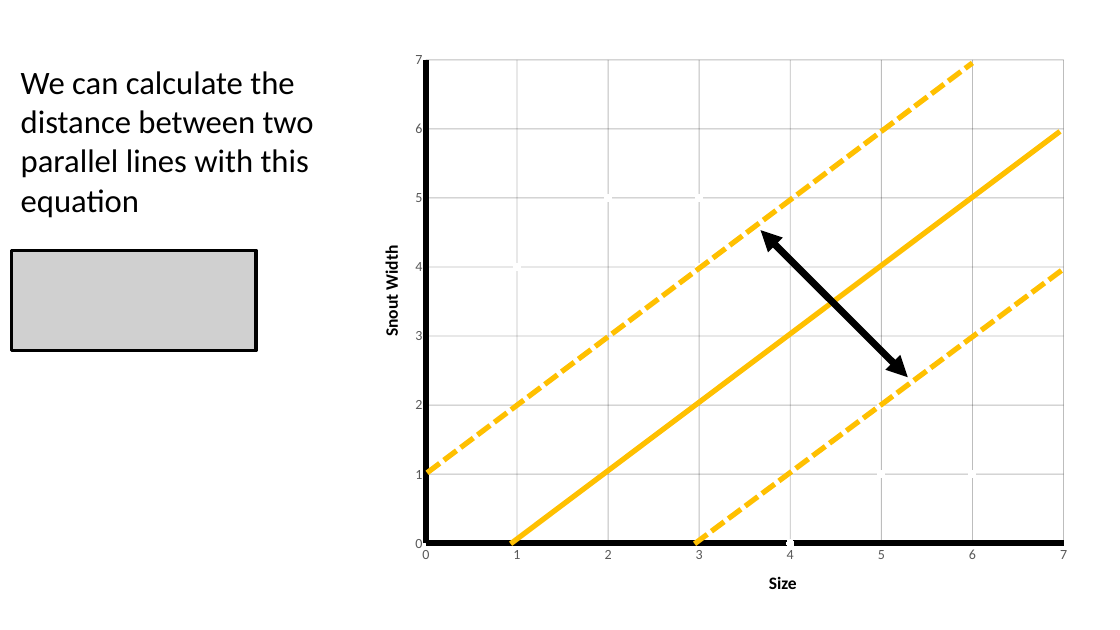
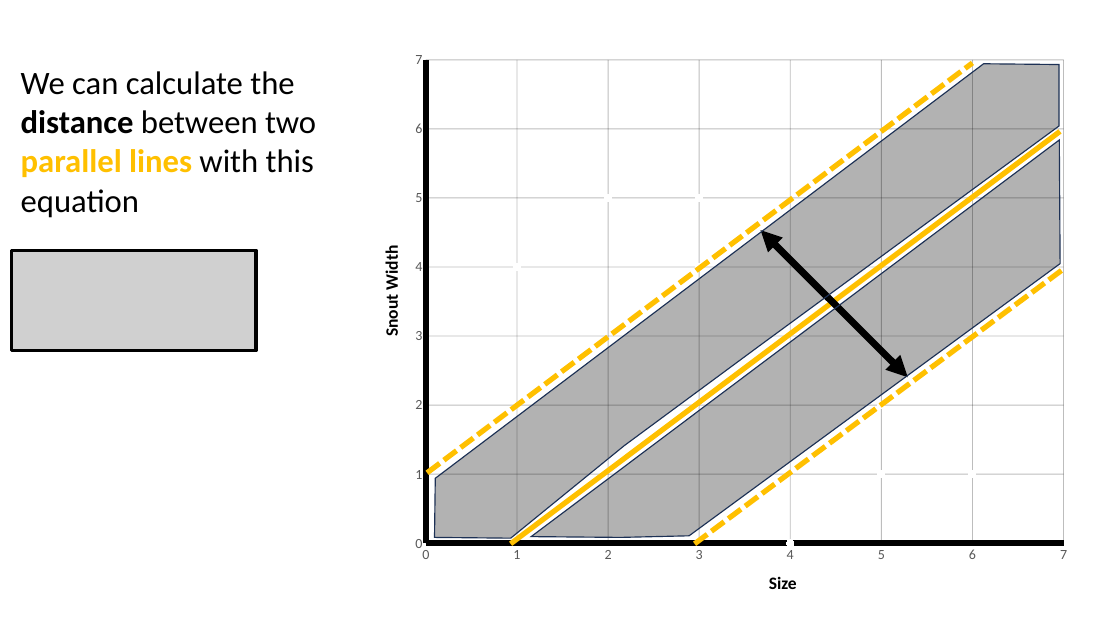
Before and after one commit to robitussin/CCMACLRL, a slide deck: slide 39 of 7 - Support Vector Machine/Support Vector Machine - Math.pptx (slide 41 before the commit). Drawn at 1120x630 pixels with LibreOffice and Linux fonts; fonts in the diff are those of the drawing; grey boxes stand for pictures; background and template pictures are left out. Boxes give left, top, right and bottom in pixels: in the first picture for what was removed or moved away, otherwise in the second. Text is boxed around its words. In the diff, an @@ line names an element or a change of style, - is before the commit and + after.

```diff
--- a/7 - Support Vector Machine/Support Vector Machine - Math.pptx
+++ b/7 - Support Vector Machine/Support Vector Machine - Math.pptx
@@ free "We can calculate the distance ..." at [13, 58, 366, 225]: text colour #000000 to #FFC000 in "parallel lines"; bold on in "distance parallel lines" @@
@@ freeform shape added at [434, 64, 1060, 539], fill #000000 at 30% opacity, outline #1E3256 1 pt @@
@@ freeform shape added at [531, 140, 1060, 538], fill #000000 at 30% opacity, outline #1E3256 1 pt @@
```
Also in this commit, not shown: 15 other slides changed, 7 slides added, 13 slides removed.
